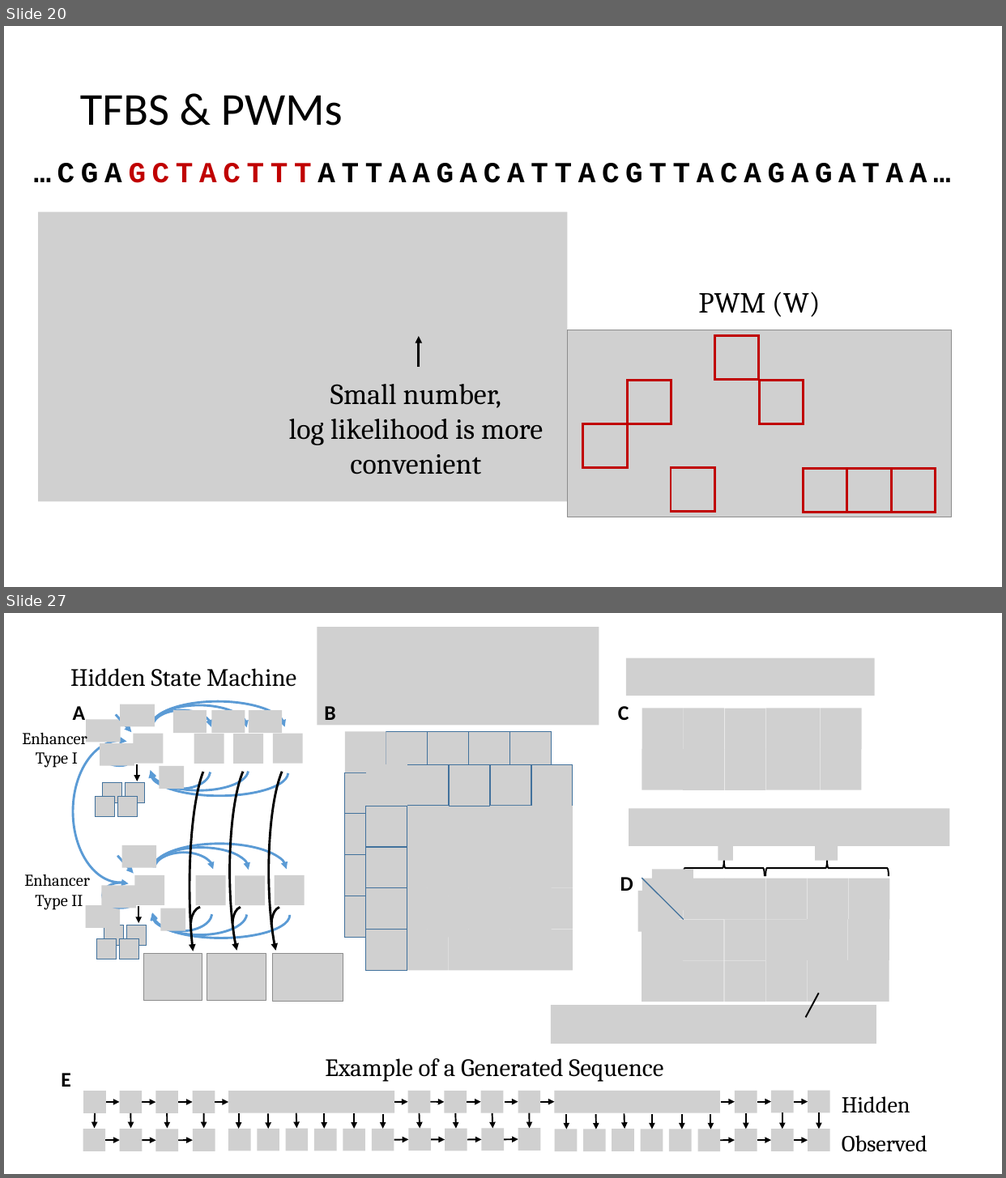
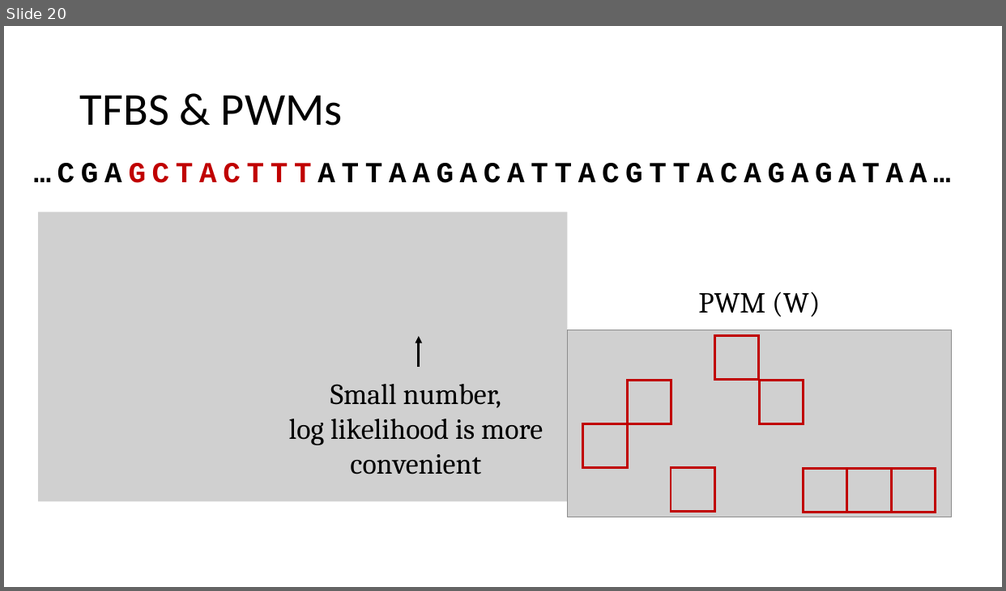
Before and after one commit to David-Taub/HOP-HMM, a slide deck: Help/ThesesPresentation.pptx. Shown one above the other, each under a label of ours: slides 20 and 27 before the commit, slide 20 after it; the slides between them are not shown. The pictures are 1006x1178 and 1006x591 pixels, drawn with LibreOffice and Linux fonts; fonts in the diff are those of the drawing; grey boxes stand for pictures. Boxes give left, top, right and bottom in pixels: in the first picture for what was removed or moved away, otherwise in the second. Text is boxed around its words. In the diff, an @@ line names an element or a change of style, - is before the commit and + after.

```diff
--- a/Help/ThesesPresentation.pptx
+++ b/Help/ThesesPresentation.pptx
@@ slide 27 removed at <box>4,613,1002,1174</box>, background #FFFFFF @@
@@ group removed at <box>22,628,950,1152</box>: 154 pictures, 49 arrows, 21 arc (boxed as its full ellipse)s, 6 texts, 5 ellipses, 2 left braces, 2 lines @@
-Hidden State Machine
-Example of a Generated Sequence
-C
-E
-A
-B
-D
-Hidden
-Observed
-Enhancer
-Type I
-Enhancer
-Type II
```
Also in this commit, not shown: 7 slides changed, 9 slides added, 2 other slides removed, 7 other files.
